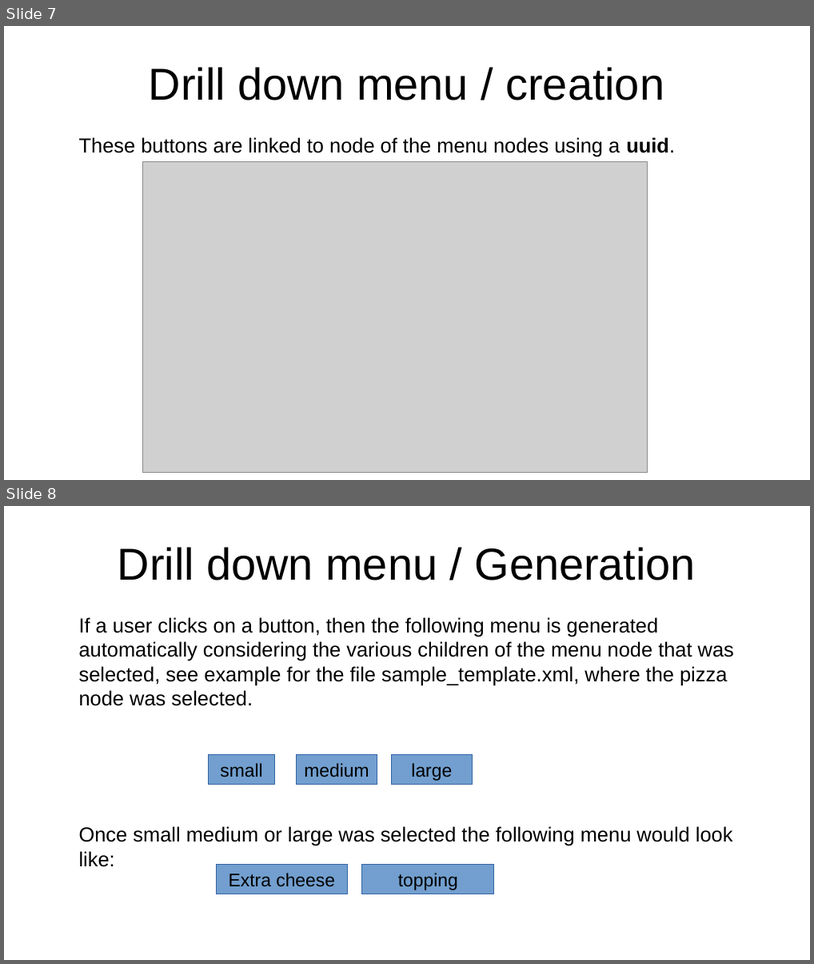
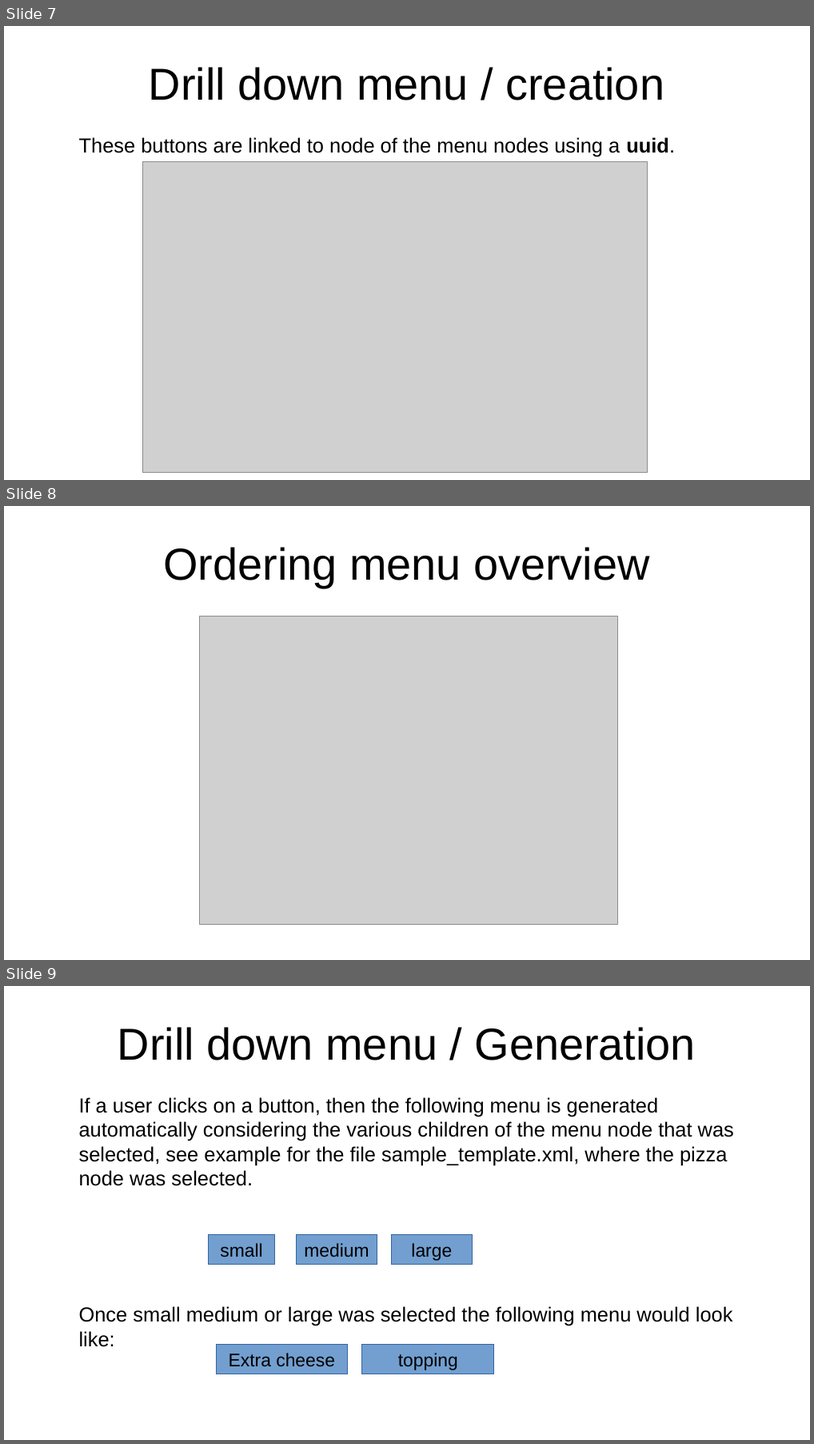
Before and after one commit to GregorGT/GastroManager, a slide deck: Documentation/desktop_android_drill_down_menu.odp. Shown one above the other, each under a label of ours: slides 7 and 8 before the commit, slides 7, 8 and 9 after it. The pictures are 814x964 and 814x1444 pixels, drawn with LibreOffice and Linux fonts; fonts in the diff are those of the drawing; grey boxes stand for pictures. Boxes give left, top, right and bottom in pixels: in the first picture for what was removed or moved away, otherwise in the second. Text is boxed around its words. In the diff, an @@ line names an element or a change of style, - is before the commit and + after.

```diff
--- a/Documentation/desktop_android_drill_down_menu.odp
+++ b/Documentation/desktop_android_drill_down_menu.odp
@@ slide 8 added at box(4, 506, 810, 960), background #FFFFFF @@
@@ title added at box(163, 547, 650, 588), 44 pt, text #000000 @@
+Ordering menu overview
@@ picture added at box(199, 616, 618, 924) @@
@@ what was slide 8 is now slide 9 @@
```
Also in this commit, not shown: 3 other files.
